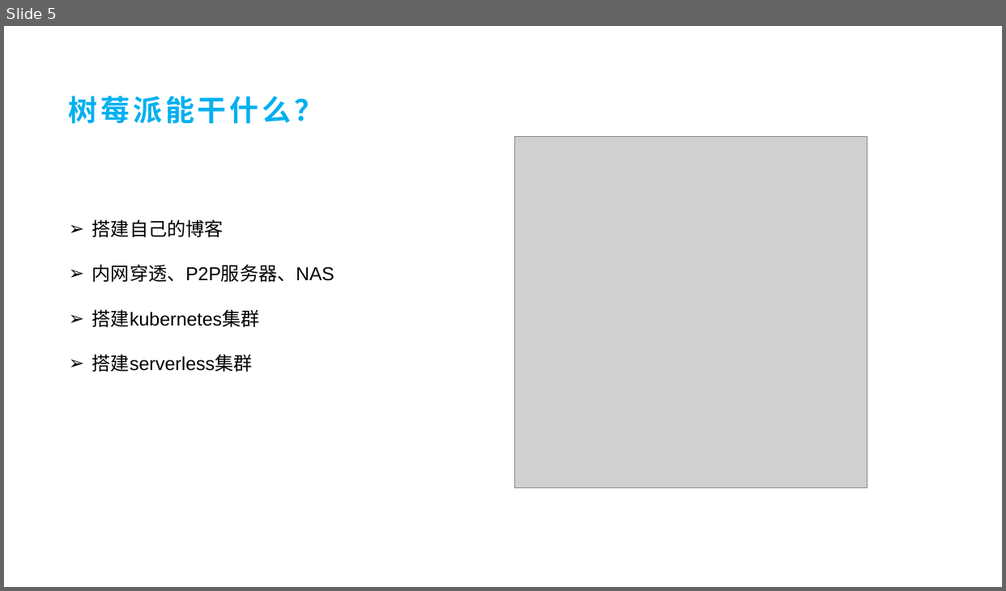
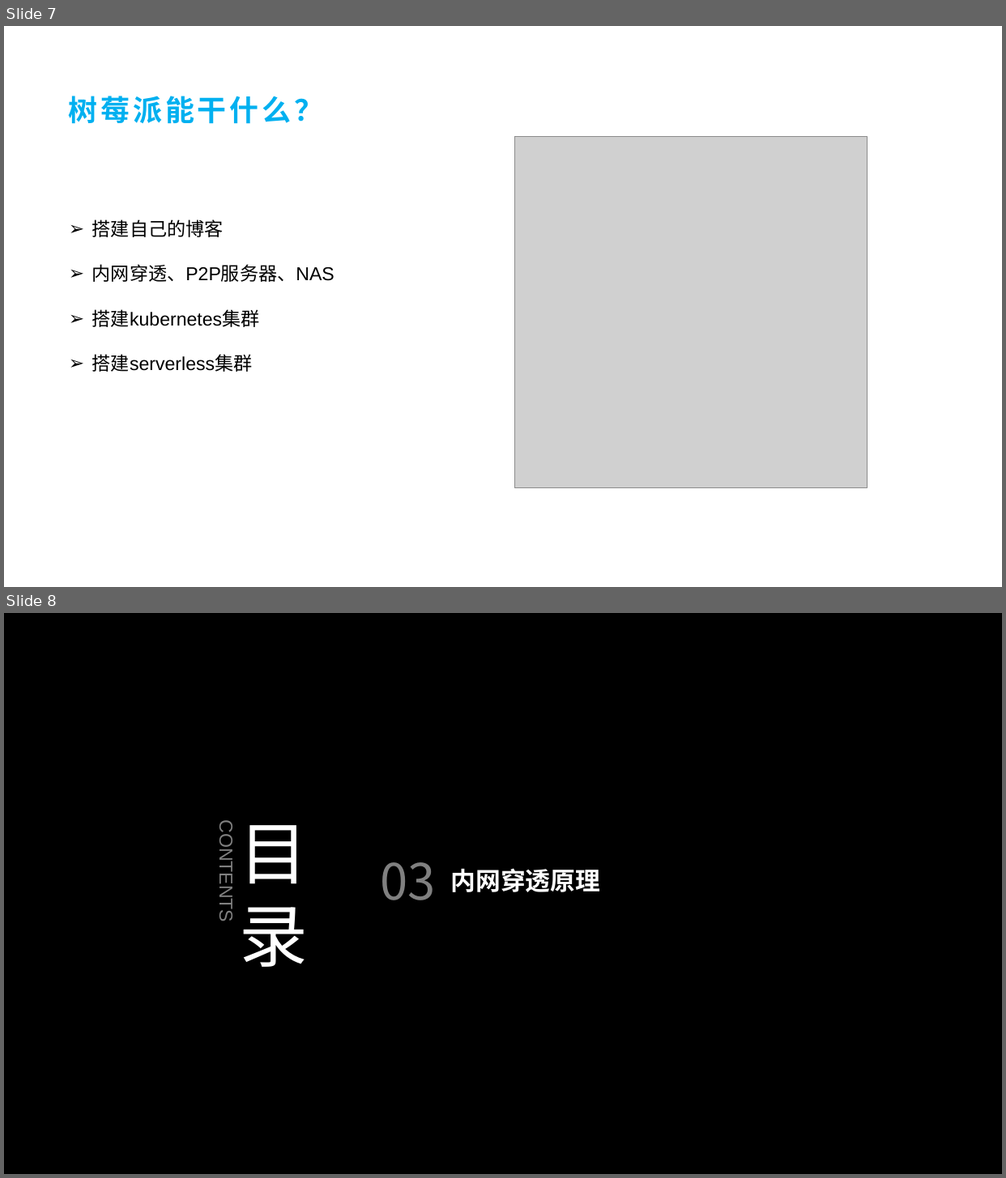
Before and after one commit to fengyuan-liang/notes, a slide deck: 树莓派与内网穿透.pptx. Shown one above the other, each under a label of ours: slide 5 before the commit, slides 7 and 8 after it. The pictures are 1006x591 and 1006x1178 pixels, drawn with LibreOffice and Linux fonts; fonts in the diff are those of the drawing; grey boxes stand for pictures; background and template pictures are left out. Boxes give left, top, right and bottom in pixels: in the first picture for what was removed or moved away, otherwise in the second. Text is boxed around its words. In the diff, an @@ line names an element or a change of style, - is before the commit and + after.

```diff
--- a/树莓派与内网穿透.pptx
+++ b/树莓派与内网穿透.pptx
@@ slide 8 added at [4, 613, 1002, 1174], background #000000 @@
@@ text added at [215, 829, 236, 919], 18 pt, text #808080 @@
+CONTENTS
@@ text added at [239, 825, 308, 967], 66 pt, text #FFFFFF @@
+目录
@@ text added at [380, 862, 435, 901], 48 pt, text #808080 @@
+03
@@ text added at [451, 868, 601, 892], 24 pt, text #FFFFFF, bold @@
+内网穿透原理
@@ what was slide 5 is now slide 7 @@
```
Also in this commit, not shown: 3 slides changed, 1 other slide added, 2 other files.
